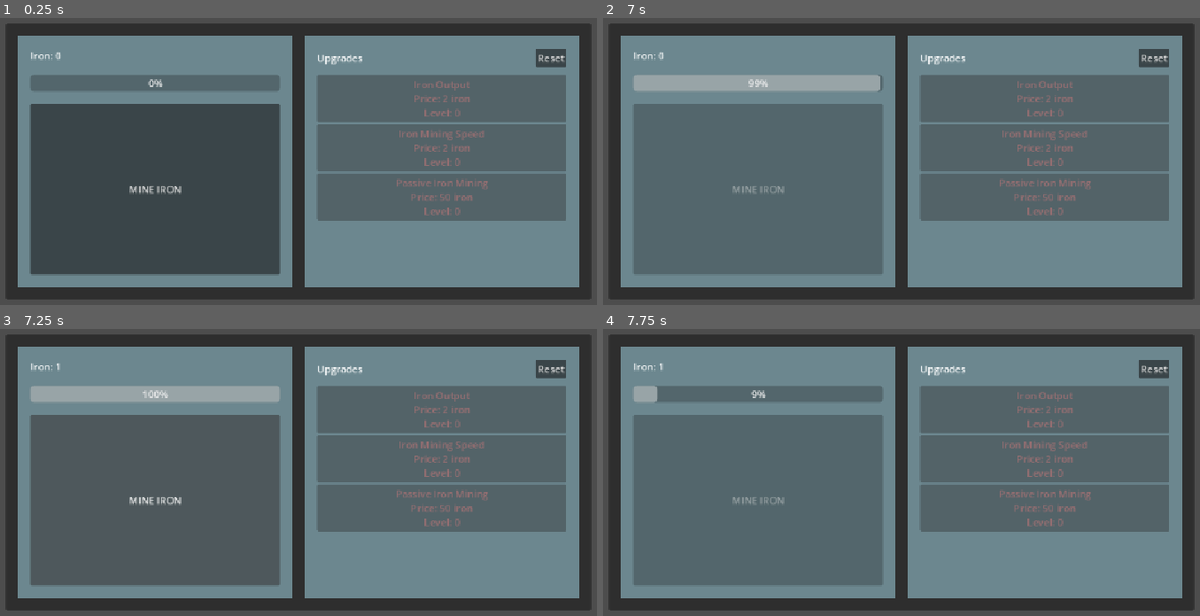
Above: before the commit, frames 1-4 (two rows, left to right).
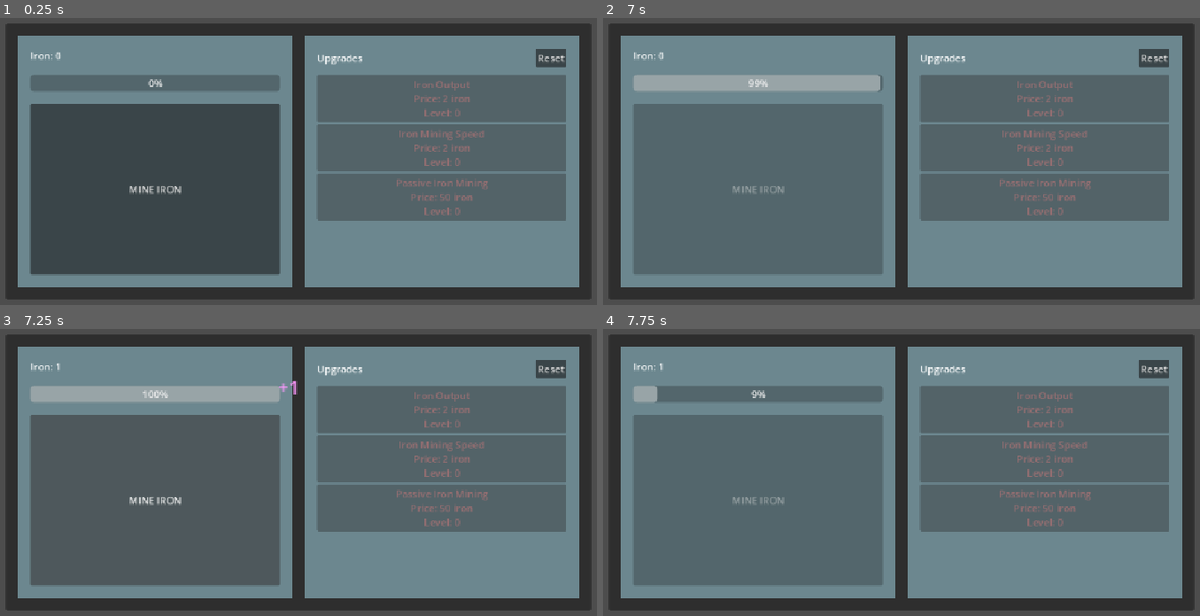
Above: after the commit, the same moments.

Repository: kmelkon/mine-incremental-tutorial-extended
Game: Godot game, scene res://main.tscn
Same seed, same stepped clock (60 frames per second), same inputs: the game is played once before the commit and once after it.
Inputs:
- Up to frame 1 (0.25 s): no input
- Up to frame 2 (7 s): click "MINE IRON" at 0.5 s; click "Reset" at 1.25 s; click "MINE IRON" at 2 s
- Up to frame 3 (7.25 s): no input
- Up to frame 4 (7.75 s): click "MINE IRON" at 7.25 s

Frames 1-2 are identical in both runs. In frame 3, less than 0.1% of the frame differs, in the area x 46-50%, y 17-23%; in frame 4, nothing differs.

Commit message:
We have tweeeeens!

Diff:
--- a/main.gd
+++ b/main.gd
@@ -13,6 +13,7 @@
 @onready var coal_mine_speed_upgrade_button_control: UpgradeButtonControl = %CoalMineSpeedUpgradeButtonControl
 @onready var offline_progress_dialog: AcceptDialog = %OfflineProgressDialog
 @onready var offline_progress_label: Label = %OfflineProgressLabel
+@onready var floating_effects_overlay: Control = %FloatingEffectsOverlay
 
 var game_data: GameData = GameData.new()
 var upgrade_data: UpgradeData = UpgradeData.new()
@@ -138,12 +139,49 @@
 	mine_iron_button.disabled = false
 	game_data.add_resource("iron", iron_output_per_click)
 
+	var floating_iron_amount_tween = get_tree().create_tween()
+	var initial_pb_position = progress_bar.get_global_position() + Vector2(progress_bar.size.x, progress_bar.size.y / 2)
+
+	var floating_label = Label.new()
+	floating_label.add_theme_font_size_override("font_size", 24)
+	floating_label.add_theme_color_override("font_color", Color(1, 0.6, 1))
+	floating_label.text = "+%s" % utils.format_number(iron_output_per_click)
+	floating_effects_overlay.add_child(floating_label)
+	floating_label.global_position = initial_pb_position
+	floating_label.scale = Vector2.ZERO
+	floating_label.pivot_offset = floating_label.size / 2
+
+	floating_iron_amount_tween.tween_property(floating_label, "position", initial_pb_position + Vector2(0, -50), 0.3)
+	floating_iron_amount_tween.parallel().tween_property(floating_label, "scale", Vector2(1.5, 1.5), 0.2)
+	floating_iron_amount_tween.tween_property(floating_label, "scale", Vector2.ZERO, 0.2)
+	floating_iron_amount_tween.parallel().tween_property(floating_label, "modulate:a", 0.0, 0.3)
+
+	floating_iron_amount_tween.connect("finished", Callable(floating_label, "queue_free"))
 	_refresh_coal_unlock_visibility()
 
 func _on_mine_coal_tween_complete() -> void:
 	var coal_output_per_click = upgrade_data.get_coal_per_click()
 	mine_coal_button.disabled = false
 	game_data.add_resource("coal", coal_output_per_click)
+
+	var floating_coal_amount_tween = get_tree().create_tween()
+	var initial_pb_position = coal_progress_bar.get_global_position() + Vector2(coal_progress_bar.size.x, coal_progress_bar.size.y / 2)
+
+	var floating_label = Label.new()
+	floating_label.add_theme_font_size_override("font_size", 24)
+	floating_label.add_theme_color_override("font_color", Color(0.068, 0.673, 0.765, 1.0))
+	floating_label.text = "+%s" % utils.format_number(coal_output_per_click)
+	floating_effects_overlay.add_child(floating_label)
+	floating_label.global_position = initial_pb_position
+	floating_label.scale = Vector2.ZERO
+	floating_label.pivot_offset = floating_label.size / 2
+
+	floating_coal_amount_tween.tween_property(floating_label, "position", initial_pb_position + Vector2(0, -50), 0.3)
+	floating_coal_amount_tween.parallel().tween_property(floating_label, "scale", Vector2(1.5, 1.5), 0.2)
+	floating_coal_amount_tween.tween_property(floating_label, "scale", Vector2.ZERO, 0.2)
+	floating_coal_amount_tween.parallel().tween_property(floating_label, "modulate:a", 0.0, 0.3)
+
+	floating_coal_amount_tween.connect("finished", Callable(floating_label, "queue_free"))
 
 func _refresh_coal_unlock_visibility() -> void:
 	coal_unlock_button_control.visible = game_data.resources["iron"] >= 700
--- a/main.tscn
+++ b/main.tscn
@@ -278,6 +278,12 @@
 offset_right = 242.0
 offset_bottom = 101.0
 
+[node name="FloatingEffectsOverlay" type="Control" parent="." unique_id=1063605213]
+unique_name_in_owner = true
+anchors_preset = 0
+offset_right = 40.0
+offset_bottom = 40.0
+
 [connection signal="pressed" from="MarginContainer/PanelContainer/MarginContainer/HBoxContainer/MineSpace/MarginContainer/VBoxContainer/MineButton" to="." method="_on_button_pressed"]
 [connection signal="pressed" from="MarginContainer/PanelContainer/MarginContainer/HBoxContainer/MineSpace/MarginContainer/VBoxContainer/MineCoalButton" to="." method="_on_mine_coal_button_pressed"]
 [connection signal="pressed" from="MarginContainer/PanelContainer/MarginContainer/HBoxContainer/Upgrades/MarginContainer/ScrollContainer/VBoxContainer/HBoxContainer/ResetButton" to="." method="_on_reset_button_pressed"]
--- a/upgrade_button_control.gd
+++ b/upgrade_button_control.gd
@@ -7,7 +7,7 @@
 @export var upgrade_id: StringName
 var upgrade_data: UpgradeData
 var game_data: GameData
-
+var utils: Utils = Utils.new()
 
 @export var click_scale : Vector2 = Vector2(0.9, 0.9)
 @export var normal_scale : Vector2 = Vector2(1.0, 1.0)
@@ -30,7 +30,7 @@
 
 	var upgrade_cost = upgrade_data.get_upgrade_cost(upgrade_id)
 	for resource in upgrade_cost:
-		cost_parts.append("%s %s" % [upgrade_cost[resource], resource])
+		cost_parts.append("%s %s" % [utils.format_number(upgrade_cost[resource]), resource])
 
 	var cost_label = " + ".join(cost_parts)
 
